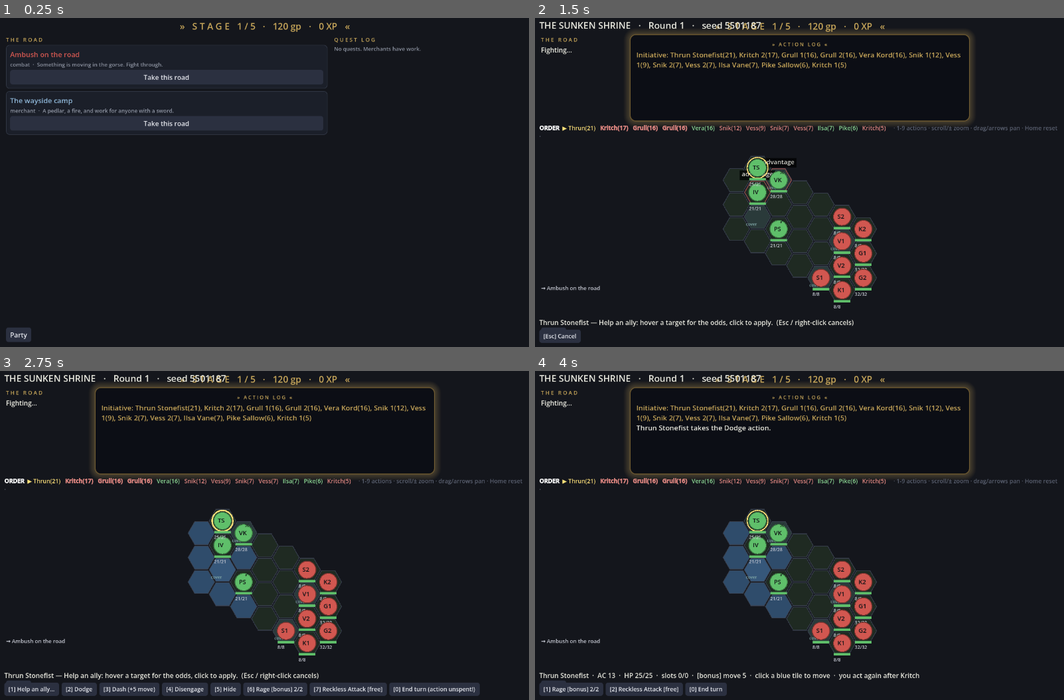
Above: before the commit, frames 1-4 (two rows, left to right).
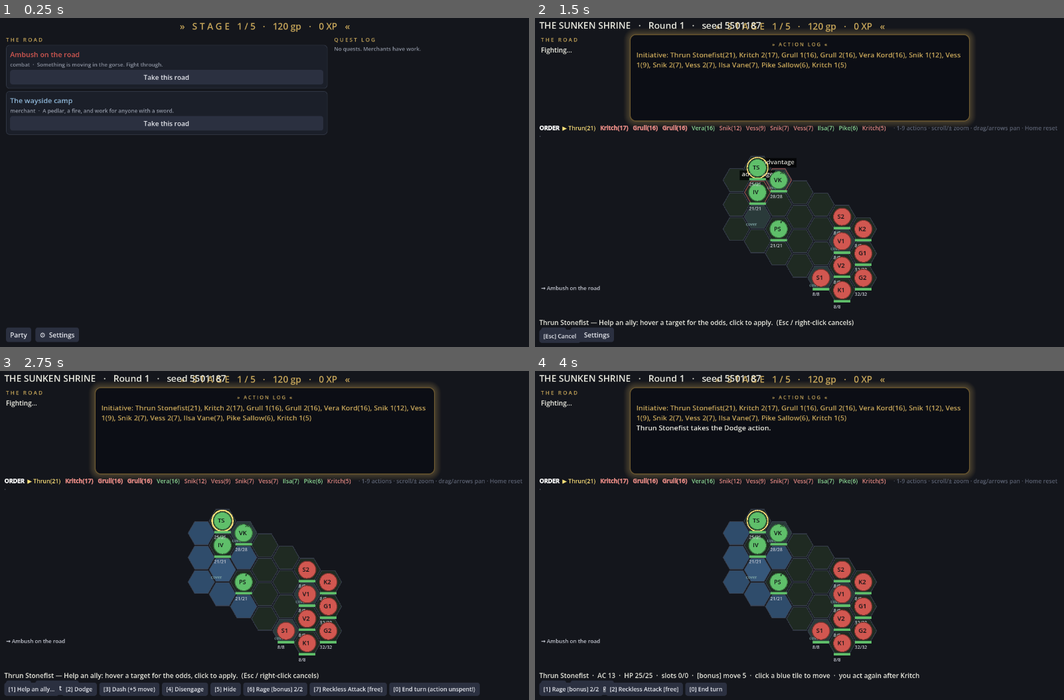
Above: after the commit, the same moments.

Repository: EgecanOzcakar/sorcmerc
Game: Godot game, scene res://scenes/campaign/campaign.tscn
Same seed, same stepped clock (60 frames per second), same inputs: the game is played once before the commit and once after it. This scene is started directly instead of the project's main scene.
Inputs:
- Up to frame 1 (0.25 s): no input
- Up to frame 2 (1.5 s): click "Take this road" at 0.5 s; click "Party" at 1.25 s
- Up to frame 3 (2.75 s): click "[Esc] Cancel" at 2 s
- Up to frame 4 (4 s): click "[2] Dodge" at 2.75 s; click "[2] ✓ Confirm: Dodge" at 3.5 s

The runs differ from the first frame. In frame 1, 0.3% of the frame differs, in the area x 6-15%, y 94-99%; in frame 2, 0.3%; in frame 3, less than 0.1%; in frame 4, less than 0.1%.

Commit message:
settings: reach the overlay from combat (F1) and the campaign (footer button)
main.gd's _anim now comes from Settings.anim(), which folds in SORCMERC_FAST
so headless runs are unchanged; standalone combat takes its difficulty from
the setting when no campaign node injected a spec.

Co-Authored-By: Claude Opus 5 <noreply@anthropic.com>

Diff:
--- a/scenes/campaign/campaign.gd
+++ b/scenes/campaign/campaign.gd
@@ -9,6 +9,7 @@
 const Party = preload("res://core/party.gd")
 const Quest = preload("res://core/quest.gd")
 const Creator = preload("res://scenes/creator/creator.gd")
+const SettingsOverlay = preload("res://scenes/settings/settings.gd")
 
 const COL_BG := Color("14161c")
 const COL_CARD := Color("1b1f29")
@@ -79,6 +80,10 @@
 	pbtn.text = "Party"
 	pbtn.pressed.connect(_open_party)
 	footer.add_child(pbtn)
+	var sbtn := Button.new()
+	sbtn.text = "⚙  Settings"
+	sbtn.pressed.connect(func(): SettingsOverlay.toggle(self))
+	footer.add_child(sbtn)
 
 	_refresh()
 
